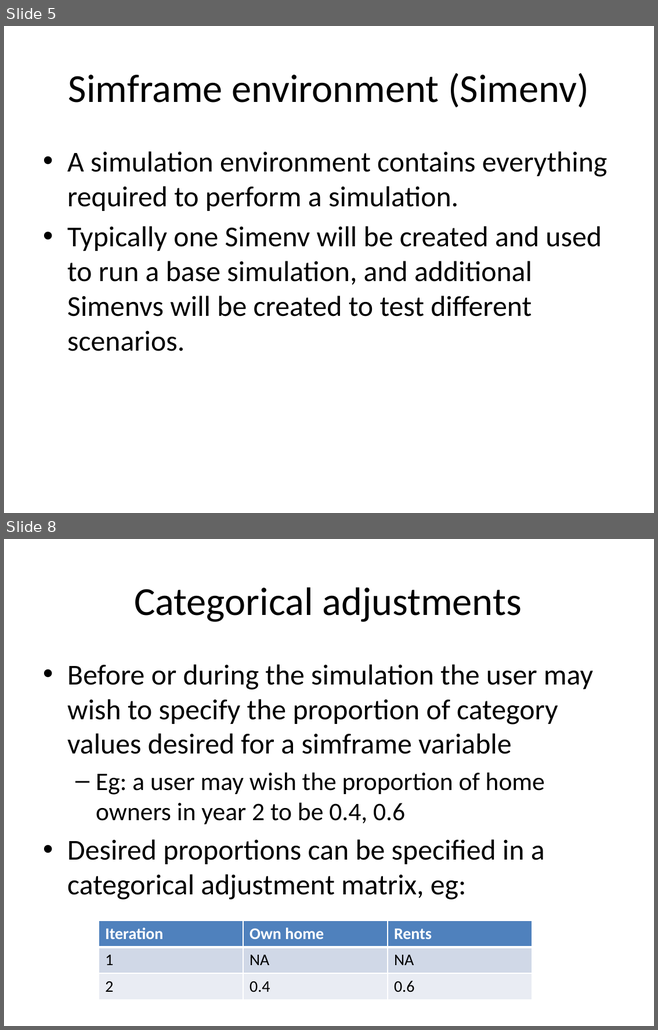
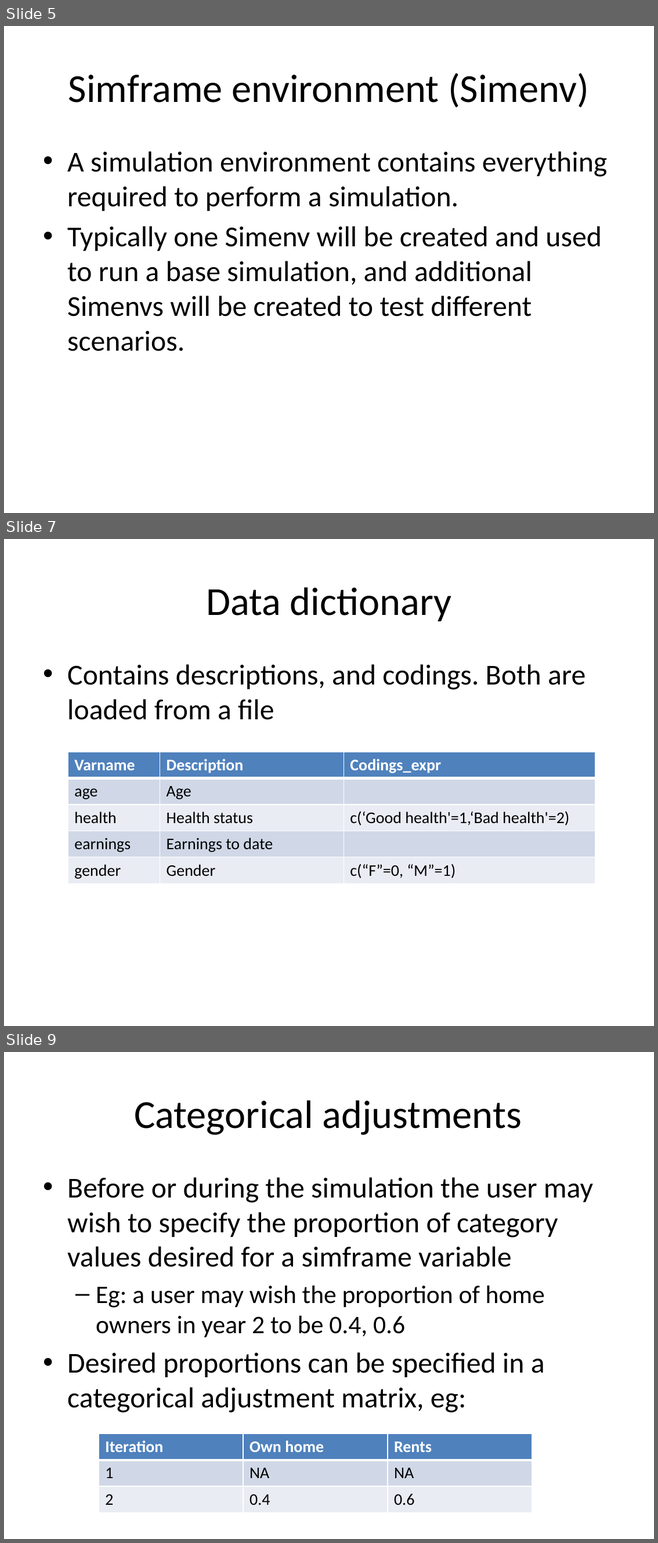
Before and after one commit to compassresearchcentre/simario, a slide deck: docs/Simar overview.pptx. Shown one above the other, each under a label of ours: slides 5 and 8 before the commit, slides 5, 7 and 9 after it; the slides between them are not shown. The pictures are 658x1030 and 658x1543 pixels, drawn with LibreOffice and Linux fonts; fonts in the diff are those of the drawing. Boxes give left, top, right and bottom in pixels: in the first picture for what was removed or moved away, otherwise in the second. Text is boxed around its words. In the diff, an @@ line names an element or a change of style, - is before the commit and + after.

```diff
--- a/docs/Simar overview.pptx
+++ b/docs/Simar overview.pptx
@@ slide 7 added at [4,539,654,1026], background #FFFFFF @@
@@ title added at [206,587,451,621], 44 pt, text #000000 @@
+Data dictionary
@@ text added at [67,664,585,720], 32 pt, text #000000 @@
+• Contains descriptions, and codings. Both are loaded from a file
@@ table added at [68,752,594,884], 5 rows, 3 columns @@
+Varname | Description | Codings_expr
+age | Age | 
+health | Health status | c(‘Good health'=1,‘Bad health'=2)
+earnings | Earnings to date | 
+gender | Gender | c(“F”=0, “M”=1)
@@ what was slide 8 is now slide 9 @@
```
Also in this commit, not shown: 7 slides changed, 4 other slides added, 1 slide removed, 2 other files.
